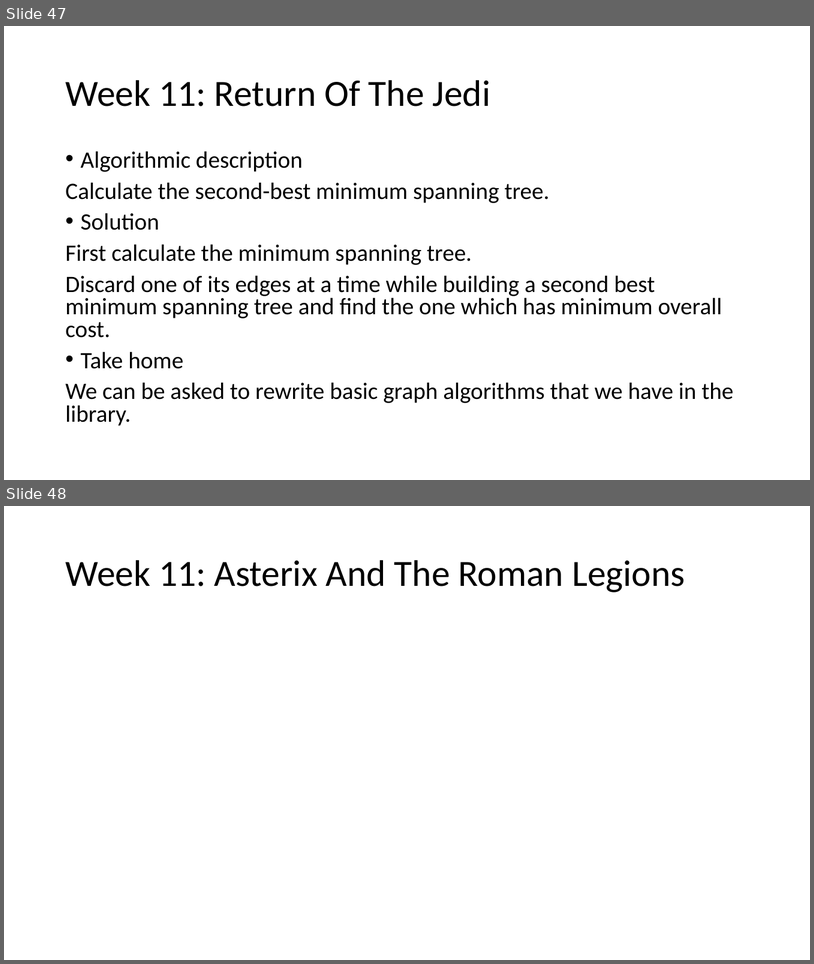
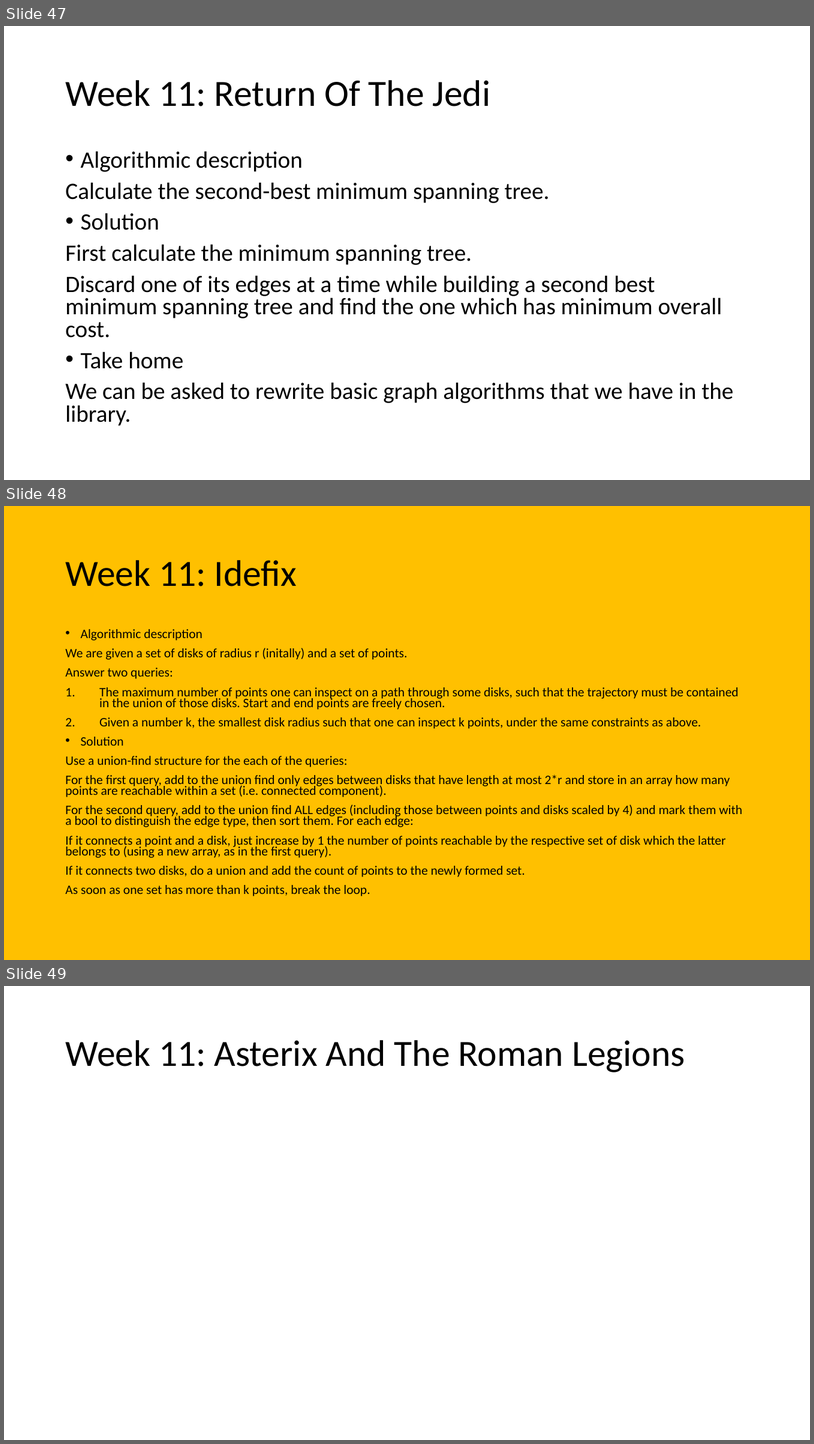
Before and after one commit to giacomocamposampiero/algolab, a slide deck: Recap.pptx. Shown one above the other, each under a label of ours: slides 47 and 48 before the commit, slides 47, 48 and 49 after it. The pictures are 814x964 and 814x1444 pixels, drawn with LibreOffice and Linux fonts; fonts in the diff are those of the drawing; grey boxes stand for pictures. Boxes give left, top, right and bottom in pixels: in the first picture for what was removed or moved away, otherwise in the second. Text is boxed around its words. In the diff, an @@ line names an element or a change of style, - is before the commit and + after.

```diff
--- a/Recap.pptx
+++ b/Recap.pptx
@@ slide 48 added at box(4, 506, 810, 960), background #FFC000 @@
@@ title added at box(65, 560, 297, 586), 44 pt, text #000000 @@
+Week 11: Idefix
@@ text added at box(65, 629, 743, 896), 15.4 pt, text #000000 @@
+• Algorithmic description
+We are given a set of disks of radius r (initally) and a set of points.
+Answer two queries:
+1. The maximum number of points one can inspect on a path through some disks, such that the trajectory must be contained in the union of those disks. Start and end points are freely chosen.
+2. Given a number k, the smallest disk radius such that one can inspect k points, under the same constraints as above.
+• Solution
+Use a union-find structure for the each of the queries:
+For the first query, add to the union find only edges between disks that have length at most 2*r and store in an array how many points are reachable within a set (i.e. connected component).
+For the second query, add to the union find ALL edges (including those between points and disks scaled by 4) and mark them with a bool to distinguish the edge type, then sort them. For each edge:
+If it connects a point and a disk, just increase by 1 the number of points reachable by the respective set of disk which the latter belongs to (using a new array, as in the first query).
+If it connects two disks, do a union and add the count of points to the newly formed set.
+As soon as one set has more than k points, break the loop.
@@ what was slide 48 is now slide 49 @@
```
Also in this commit, not shown: 5 slides changed, 3 other slides added.
